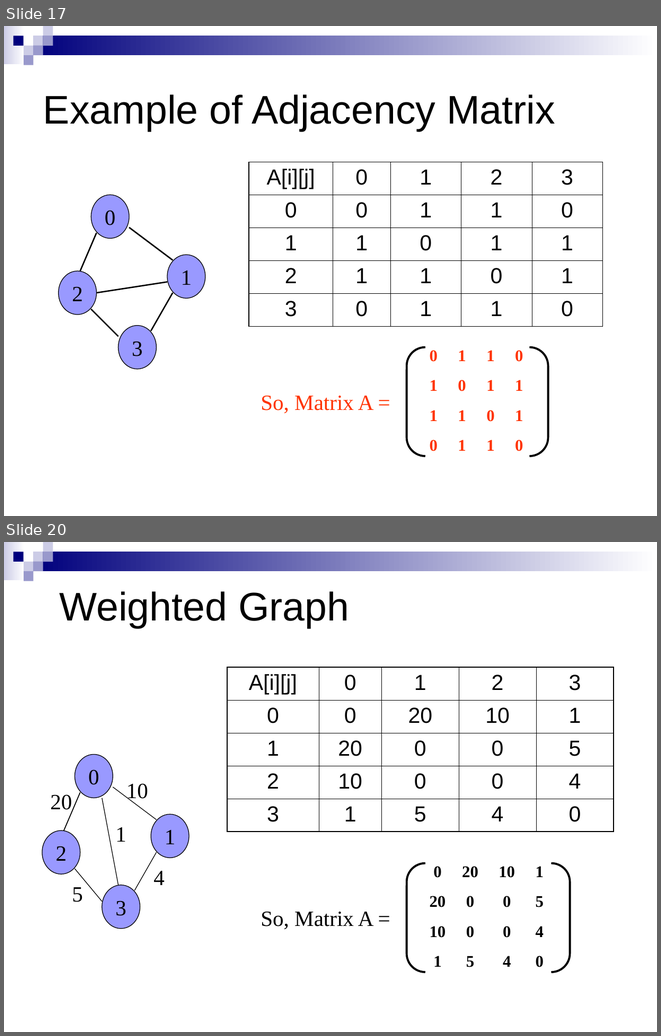
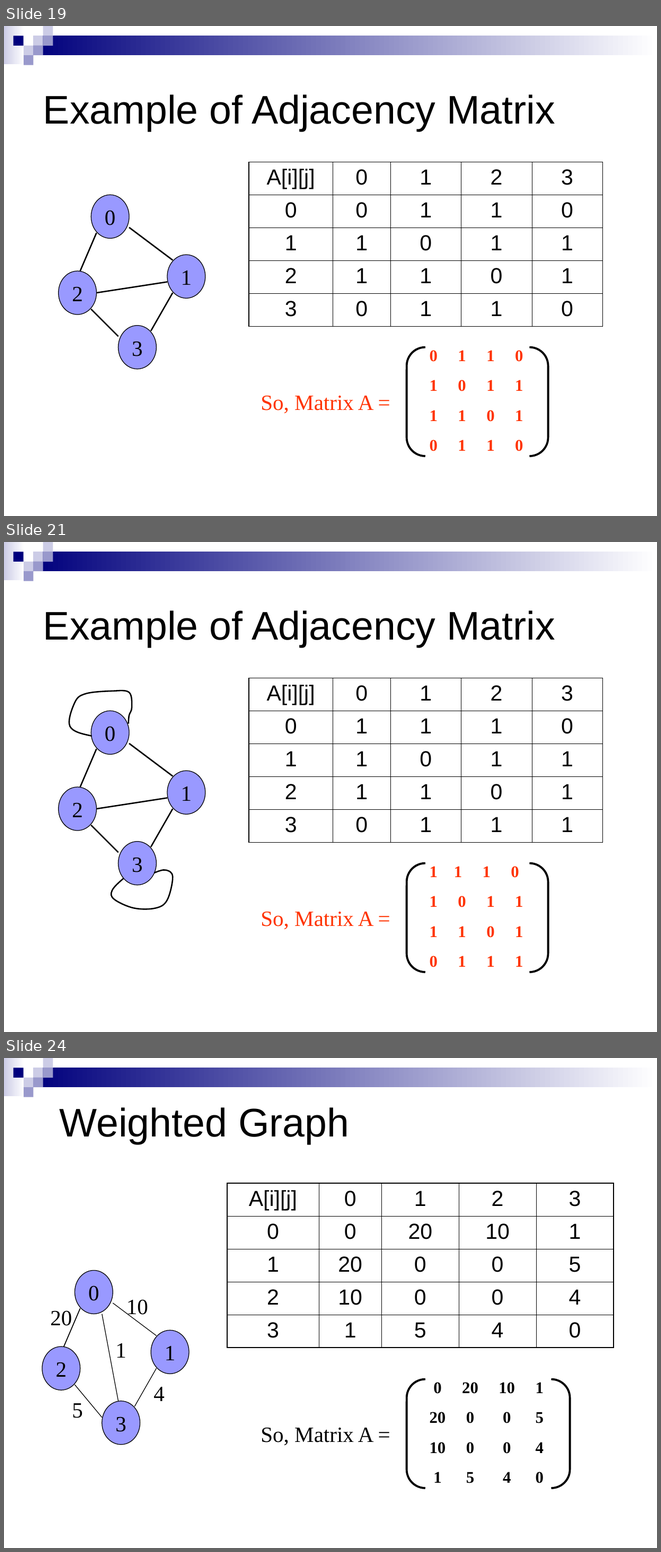
Before and after one commit to HengFan2010/hengfan2010.github.io, a slide deck: teaching/21F-3110/slides/3110-lecture 12-Graph I.ppt. Shown one above the other, each under a label of ours: slides 17 and 20 before the commit, slides 19, 21 and 24 after it; the slides between them are not shown. The pictures are 661x1036 and 661x1552 pixels, drawn with LibreOffice and Linux fonts; fonts in the diff are those of the drawing. Boxes give left, top, right and bottom in pixels: in the first picture for what was removed or moved away, otherwise in the second. Text is boxed around its words. In the diff, an @@ line names an element or a change of style, - is before the commit and + after.

```diff
--- a/teaching/21F-3110/slides/3110-lecture 12-Graph I.ppt
+++ b/teaching/21F-3110/slides/3110-lecture 12-Graph I.ppt
@@ slide 21 added at (4, 542, 657, 1032), background #FFFFFF; not listed: 9 template elements that a slide beside it also shows @@
@@ title added at (43, 610, 555, 647), 44 pt, text #000000 @@
+Example of Adjacency Matrix
@@ table added at (249, 678, 602, 841), 5 rows, 5 columns @@
+A[i][j] | 0 | 1 | 2 | 3
+0 | 1 | 1 | 1 | 0
+1 | 1 | 0 | 1 | 1
+2 | 1 | 1 | 0 | 1
+3 | 0 | 1 | 1 | 1
@@ freeform shape added at (69, 690, 132, 735), outline #000000 1.5 pt @@
@@ ellipse added at (91, 711, 129, 754), fill #9999FF, outline #000000 0.74 pt, 24 pt, text #000000 @@
+0
@@ line added from (130, 743) to (173, 776), #000000 1.5 pt @@
@@ line added from (97, 749) to (80, 787), #000000 1.5 pt @@
@@ ellipse added at (167, 770, 205, 814), fill #9999FF, outline #000000 0.74 pt, 24 pt, text #000000 @@
+1
@@ ellipse added at (58, 787, 96, 831), fill #9999FF, outline #000000 0.74 pt, 24 pt, text #000000 @@
+2
@@ line added from (97, 809) to (167, 798), #000000 1.5 pt @@
@@ line added from (173, 809) to (151, 847), #000000 1.5 pt @@
@@ line added from (91, 824) to (118, 852), #000000 1.5 pt @@
@@ ellipse added at (118, 841, 156, 885), fill #9999FF, outline #000000 0.74 pt, 24 pt, text #000000 @@
+3
@@ freeform shape added at (111, 870, 173, 909), outline #000000 1.5 pt @@
@@ bracket pair added at (407, 863, 548, 972), outline #000000 2.24 pt @@
@@ text added at (430, 866, 523, 967), 18 pt, text #FF3300, bold @@
+1 1 1 0
+1 0 1 1
+1 1 0 1
+0 1 1 1
@@ text added at (261, 911, 374, 929), 24 pt, text #FF3300 @@
+So, Matrix A =
@@ what was slide 17 is now slide 19 @@
@@ what was slide 20 is now slide 24 @@
```
Also in this commit, not shown: 8 slides changed, 3 other slides added, 1 other file.
